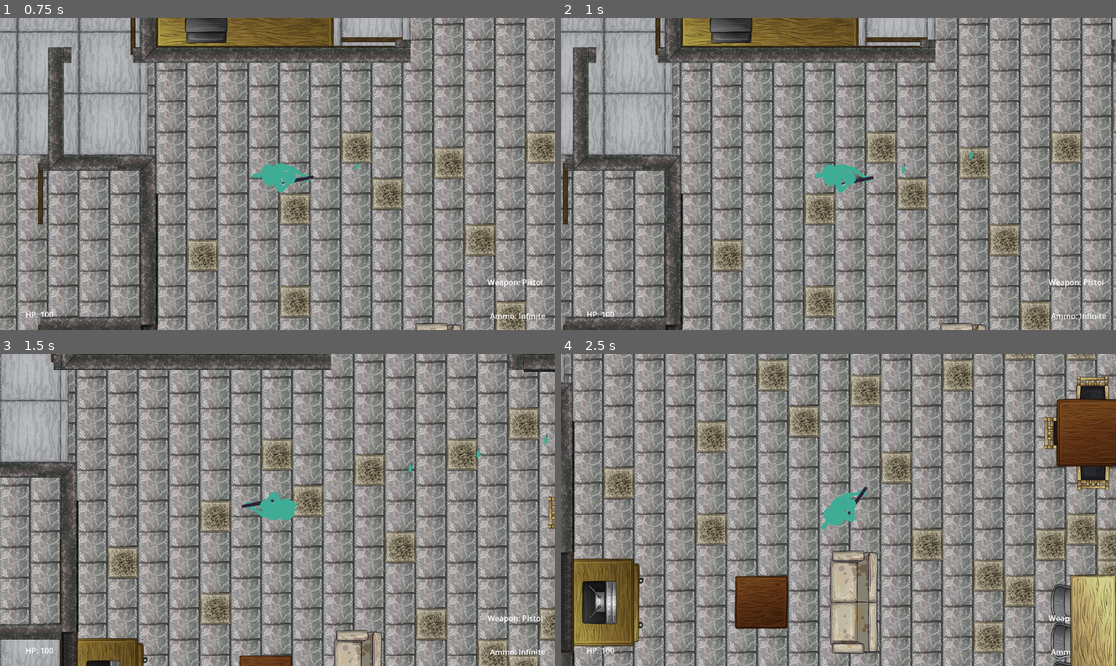
Above: before the commit, frames 1-4 (two rows, left to right).
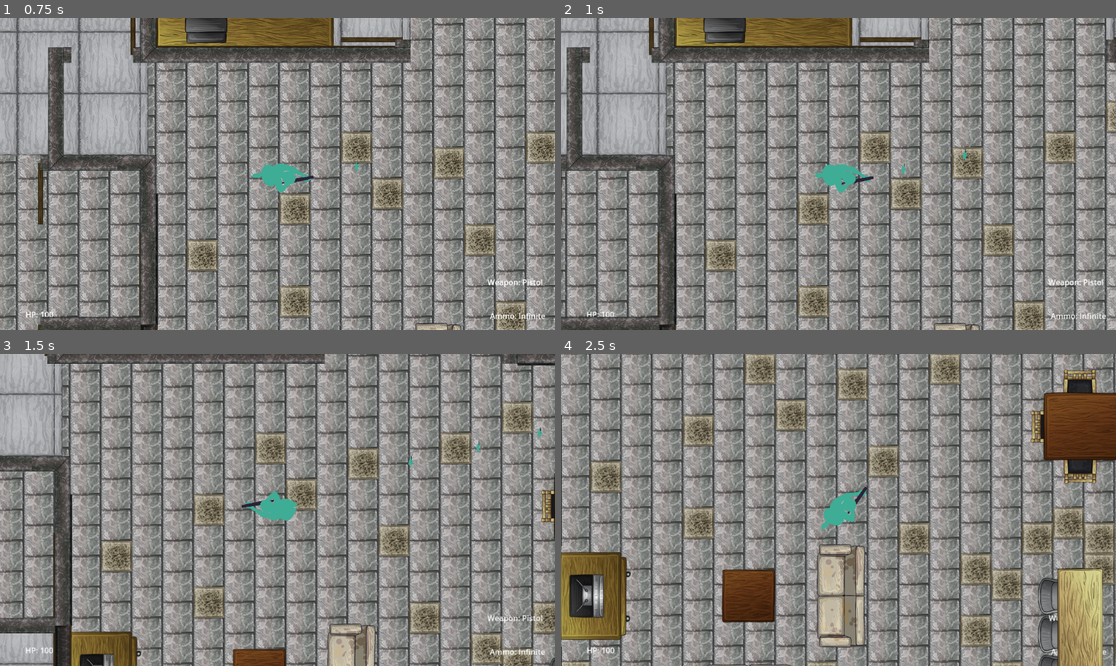
Above: after the commit, the same moments.

Repository: ajaparicio36/infection-invasion
Game: Godot game, scene res://scenes/world.tscn
Same seed, same stepped clock (60 frames per second), same inputs: the game is played once before the commit and once after it.
Inputs (mouse positions are in pixels of both pictures, inside the frame that each line leads up to):
- Up to frame 1 (0.75 s): move the mouse to (399, 158) at 0.52 s; press the mouse at (399, 158) at 0.53 s; hold D (right) from 0.53 s (still down)
- Up to frame 2 (1 s): keep holding D (right); tap Shift (run, bound only after the commit) at 0.8 s
- Up to frame 3 (1.5 s): move the mouse to (166, 525) at 1.27 s; release D (right) at 1.28 s; release the mouse at (166, 525) at 1.28 s; hold S (down) from 1.28 s (still down); tap Shift (run, bound only after the commit) at 1.35 s
- Up to frame 4 (2.5 s): click (727, 525) at 1.55 s; move the mouse to (894, 441) at 2.02 s; release S (down) at 2.03 s; hold D (right) from 2.03 s (still down); hold E (melee) from 2.03 s (still down); tap Shift (run, bound only after the commit) at 2.3 s

Frame 1 is identical in both runs. In frame 2, 50% of the frame differs, in the area x 0-100%, y 0-100%; in frame 3, 58%; in frame 4, 70%.

Commit message:
fix: bug where zombies all despawn when one is killed

Diff:
--- a/project.godot
+++ b/project.godot
@@ -71,6 +71,11 @@
 "events": [Object(InputEventKey,"resource_local_to_scene":false,"resource_name":"","device":-1,"window_id":0,"alt_pressed":false,"shift_pressed":false,"ctrl_pressed":false,"meta_pressed":false,"pressed":false,"keycode":0,"physical_keycode":52,"key_label":0,"unicode":52,"echo":false,"script":null)
 ]
 }
+run={
+"deadzone": 0.5,
+"events": [Object(InputEventKey,"resource_local_to_scene":false,"resource_name":"","device":-1,"window_id":0,"alt_pressed":false,"shift_pressed":false,"ctrl_pressed":false,"meta_pressed":false,"pressed":false,"keycode":0,"physical_keycode":4194325,"key_label":0,"unicode":0,"echo":false,"script":null)
+]
+}
 
 [rendering]
 
--- a/scripts/enemy spawner.gd
+++ b/scripts/enemy spawner.gd
@@ -4,7 +4,7 @@
 @export var spawn_radius: float = 100.0  # Radius around the entered area to spawn the enemy
 
 func _on_area_entered(area):
-	print("entered")
+	print("Area entered")
 	if area.is_in_group("player"):  # Assuming you want to spawn when the player enters
 		spawn_enemy_near(area.global_position)
 
@@ -21,13 +21,19 @@
 	# Add the enemy to the scene
 	get_tree().current_scene.add_child(new_enemy)
 
-	# Connect necessary signals (if needed)
-	if get_node_or_null("/root/World/Player/Weapon"):
-		var weapon = get_node("/root/World/Player/Weapon")
+	# Connect necessary signals
+	var weapon = get_node_or_null("/root/World/Player/Weapon")
+	if weapon:
 		weapon.connect("bullet_hit", Callable(new_enemy, "deal_damage"))
 
-	print("Spawned enemy at position: ", spawn_position)
+	# Connect the get_damage signal for debugging
+	new_enemy.connect("get_damage", Callable(self, "_on_enemy_damage"))
+
+	print("Spawned enemy " + str(new_enemy.enemy_id) + " at position: ", spawn_position)
 
 
 func _on_area_shape_entered(area_rid, area, area_shape_index, local_shape_index):
-	print("entered")
+	print("Area shape entered")
+
+func _on_enemy_damage(enemy_id: int, current_hp: int):
+	print("Enemy " + str(enemy_id) + " damaged. Current HP: " + str(current_hp))
--- a/scripts/enemy.gd
+++ b/scripts/enemy.gd
@@ -1,23 +1,41 @@
 extends CharacterBody2D
 
-const speed = 3
+const SPEED = 300
+var hp = 100
+var enemy_id: int
 
 @onready var nav_agent = $NavigationAgent2D
 
-var hp = 100
+signal get_damage(enemy_id: int, current_hp: int)
 
-signal get_damage()
+func _ready():
+	add_to_group("enemy")
+	enemy_id = get_instance_id()
+	print("Enemy " + str(enemy_id) + " spawned with " + str(hp) + " HP")
 
-func deal_damage(damage):
-	hp -= damage
+func deal_damage(damage: int, hit_enemy_id: int):
+	if hit_enemy_id == enemy_id:
+		hp -= damage
+		emit_signal("get_damage", enemy_id, hp)
+		print("Enemy " + str(enemy_id) + " took " + str(damage) + " damage. HP: " + str(hp))
+		if hp <= 0:
+			print("Enemy " + str(enemy_id) + " is being removed")
+			queue_free()
+	else:
+		print("Warning: Mismatched enemy ID. Expected " + str(enemy_id) + ", got " + str(hit_enemy_id))
 
-func _process(_delta):
-	if hp <= 0:
-		queue_free()
-	look_at(Globals.player_pos)
+func _process(delta):
+	if hp > 0:
+		look_at(Globals.player_pos)
 
 func _physics_process(_delta: float) -> void:
-	var player_pos = Globals.player_pos
-	var direction = (player_pos - position).normalized()
-	velocity = direction * speed
-	move_and_collide(velocity)
+	if hp > 0:
+		var player_pos = Globals.player_pos
+		var direction = (player_pos - global_position).normalized()
+		velocity = direction * SPEED
+		move_and_slide()
+
+func _on_area_entered(area):
+	if area.is_in_group("bullet"):
+		# The damage will be handled through the "bullet_hit" signal in the weapon script
+		pass  # We don't queue_free() the bullet here anymore, it's done in the bullet script
--- a/scripts/player.gd
+++ b/scripts/player.gd
@@ -1,6 +1,6 @@
 extends CharacterBody2D
 
-const SPEED = 300.0
+var SPEED = 300.0
 
 @onready var animated_sprite = $AnimatedSprite2D
 
@@ -14,6 +14,10 @@
 		velocity.x -= SPEED
 	if Input.is_action_pressed("right"):
 		velocity.x += SPEED
+	if Input.is_action_pressed("run"):
+		SPEED = 500
+	else:
+		SPEED = 300
 	velocity = velocity.normalized() * SPEED
 
 	if velocity != Vector2.ZERO:
--- a/scripts/projectile.gd
+++ b/scripts/projectile.gd
@@ -2,8 +2,13 @@
 
 var speed = 750
 var direction = Vector2.ZERO
+var damage = 0
+var target_enemy_id = 0  # New variable to store the hit enemy's ID
 
-signal hit()
+signal hit(damage: int, enemy_id: int)
+
+func _ready():
+	add_to_group("bullet")
 
 func _physics_process(delta):
 	position += direction * speed * delta
@@ -13,5 +18,6 @@
 
 func _on_area_entered(area):
 	if area.is_in_group("enemy"):
-		emit_signal("hit")
+		target_enemy_id = area.get_parent().enemy_id  # Assuming the Area2D is a child of the enemy
+		emit_signal("hit", damage, target_enemy_id)
 		queue_free()
--- a/scripts/weapon.gd
+++ b/scripts/weapon.gd
@@ -15,7 +15,6 @@
 	var bullet_count: int = 1
 	var spread: float = 0.0
 	var ammo: int
-
 	func _init(_name: String, _penetrate: bool, _ammo: int, _fire_rate: float, _damage: int, _bullet_count: int = 1, _spread: float = 0.0):
 		name = _name
 		penetrate = _penetrate
@@ -35,7 +34,7 @@
 signal take_damage(lost_hp)
 signal set_weapon(new_weapon)
 signal set_ammo(new_ammo)
-signal bullet_hit(damage)
+signal bullet_hit(damage: int, enemy_id: int)
 
 func _ready():
 	change_weapon("Pistol")
@@ -50,12 +49,12 @@
 func shoot():
 	if weapon.bullet_count == 1:
 		var bullet = create_bullet(barrel.global_rotation)
-		get_parent().get_parent().add_child(bullet)
+		get_tree().current_scene.add_child(bullet)
 	else:
 		for i in range(weapon.bullet_count):
 			var spread_angle = lerp(-weapon.spread, weapon.spread, float(i) / (weapon.bullet_count - 1))
 			var bullet = create_bullet(barrel.global_rotation + spread_angle)
-			get_parent().get_parent().add_child(bullet)
+			get_tree().current_scene.add_child(bullet)
 
 	weapon.ammo -= 1
 	emit_signal("set_ammo", weapon.ammo)
@@ -65,11 +64,13 @@
 	bullet.position = barrel.global_position
 	bullet.direction = Vector2.UP.rotated(rotation)
 	bullet.scale = Vector2(0.07, 0.07)
+	bullet.damage = weapon.damage
 	bullet.connect("hit", Callable(self, "_on_bullet_hit"))
 	return bullet
 
-func _on_bullet_hit():
-	emit_signal("bullet_hit", weapon.damage)
+func _on_bullet_hit(damage: int, enemy_id: int):
+	emit_signal("bullet_hit", damage, enemy_id)
+	print("Bullet hit enemy " + str(enemy_id) + " for " + str(damage) + " damage")
 
 func _process(delta):
 	for weapon_name in weapons.keys():
